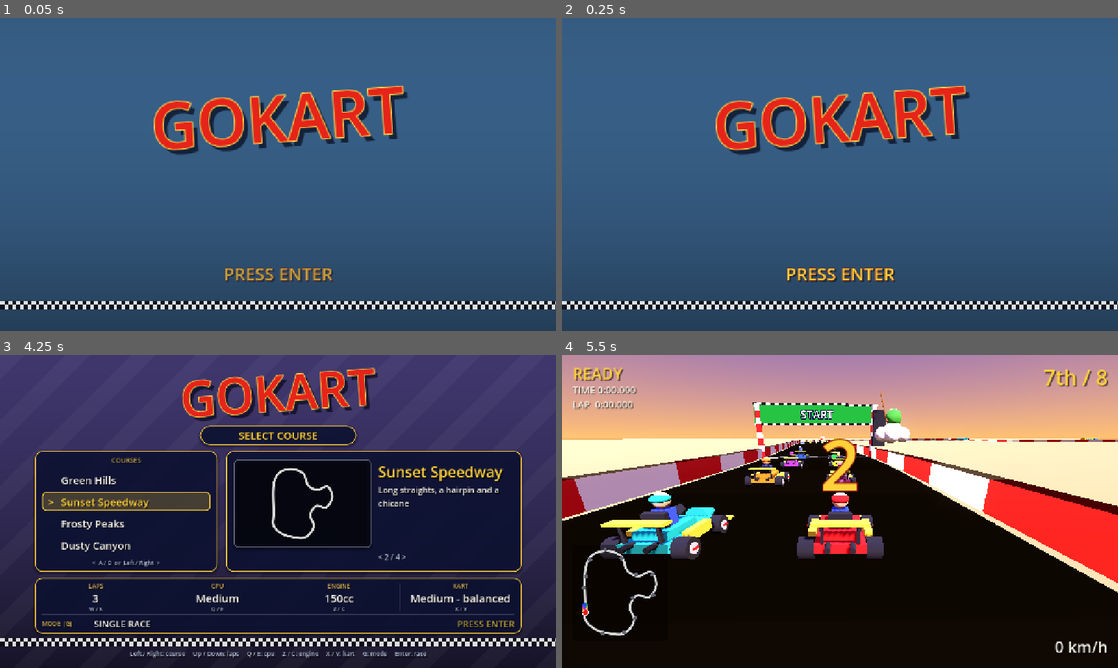
Above: before the commit, frames 1-4 (two rows, left to right).
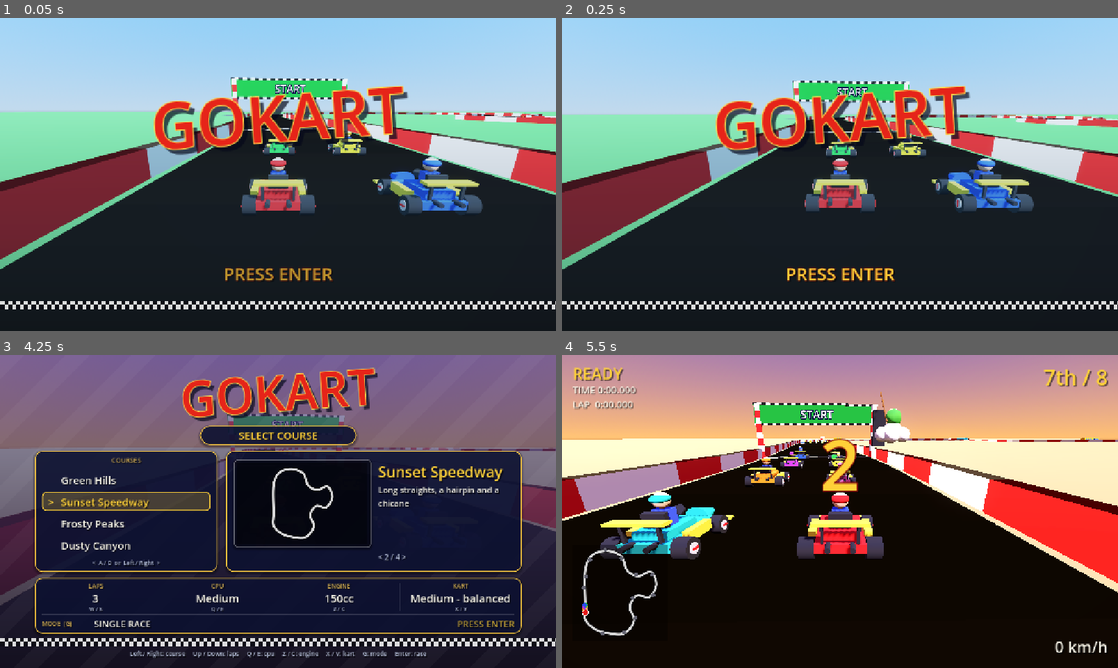
Above: after the commit, the same moments.

Repository: AgentiLoop/GoKart
Game: Godot game, scene res://scenes/menu.tscn
Two runs of this game, one before a commit and one after it. Both use one fixed random seed, a clock stepped at 60 frames per second and the inputs below.
Inputs (mouse positions are in pixels of both pictures, inside the frame that each line leads up to):
- Up to frame 1 (0.05 s): no input
- Up to frame 2 (0.25 s): no input
- Up to frame 3 (4.25 s): tap Enter at 0.5, 2.1 s; move the mouse to (400, 495) at 0.52 s; hold D (steer_right) 0.53-1.28 s; hold Space (drift) 0.53-1.28 s; click (400, 495) at 0.67 s; move the mouse to (166, 527) at 1.27 s; hold S (brake) 1.28-2.03 s; tap E (use_item) at 1.35 s; move the mouse to (333, 442) at 2.02 s; hold D (steer_right) 2.03-2.78 s; move the mouse to (250, 574) at 2.77 s; hold W (accelerate) 2.78-3.53 s; tap Keypad Enter at 2.85 s; click (250, 574) at 2.92 s; move the mouse to (444, 558) at 3.52 s; hold A (steer_left) from 3.53 s (still down); tap Q at 3.6 s; tap Escape at 4.15 s
- Up to frame 4 (5.5 s): tap Enter at 4.25 s; move the mouse to (673, 464) at 4.27 s; tap Z at 4.35 s; move the mouse to (867, 511) at 5.02 s; release A (steer_left) at 5.03 s; hold S (brake) from 5.03 s (still down); tap C at 5.1 s; click (867, 511) at 5.17 s

The runs differ from the first frame. In frame 1, 93% of the frame differs, in the area x 0-100%, y 0-100%; in frame 2, 93%; in frame 3, 30%; in frame 4, nothing differs.

Commit message:
Mario Kart 64 style title screen with a live attract demo: the logo sits over four CPU karts lapping the highlighted course in their own 3D viewport (chase camera hopping from kart to kart) with a blinking PRESS ENTER; any key brings up the select screen with the demo still running dimmed behind the panels, Esc from a race returns to the select screen; attract.gd, menu title/select switch, test_attract, menu_check title checks, title screenshot (completes the work swept into checkpoints c90d91b / 0140ef8 / 75a021d)

Diff:
--- a/scripts/attract.gd
+++ b/scripts/attract.gd
@@ -17,8 +17,8 @@
 const ROW_GAP := 3           # samples (9 m) between grid rows
 const BACK_ROW := 10         # samples before the line the back row starts at
 const CAM_HOLD := 7.0        # seconds the camera stays on one kart
-const CAM_BACK := 8.0
-const CAM_UP := 3.4
+const CAM_BACK := 7.0
+const CAM_UP := 3.0
 const CAM_LERP := 3.0
 const OFFROAD_SCALE := 0.5
 
@@ -46,7 +46,7 @@
 	return posmod(current + 1, maxi(count, 1))
 
 func _ready() -> void:
-	set_anchors_preset(Control.PRESET_FULL_RECT)
+	set_anchors_and_offsets_preset(Control.PRESET_FULL_RECT)
 	stretch = true
 	mouse_filter = Control.MOUSE_FILTER_IGNORE
 	viewport = SubViewport.new()
@@ -92,8 +92,8 @@
 	cam.current = true
 	cam_target = 0
 	cam_timer = 0.0
-	cam.global_position = chase_pose(karts[0].global_position, karts[0].heading)
-	cam.look_at(karts[0].global_position + Vector3(0, 1.0, 0))
+	# local coordinates: the world node sits at the origin (and may not be in the tree yet)
+	cam.look_at_from_position(chase_pose(karts[0].position, karts[0].heading), karts[0].position + Vector3(0, 1.0, 0))
 
 ## Sky, sun and ground like the race scene, in the course's colours.
 func _build_environment(theme: Dictionary) -> void:
--- a/scripts/menu.gd
+++ b/scripts/menu.gd
@@ -107,7 +107,7 @@
 		var w := size.x
 		var h := size.y
 		var t := Color(top, lerpf(0.0, 0.55, dim))
-		var b := Color(bottom, lerpf(0.55, 0.9, dim))
+		var b := Color(bottom, lerpf(0.45, 0.9, dim))
 		draw_polygon(PackedVector2Array([Vector2(0, 0), Vector2(w, 0), Vector2(w, h), Vector2(0, h)]),
 			PackedColorArray([t, t, b, b]))
 		var stripe := Color(1, 1, 1, 0.035 * dim)
--- /dev/null
+++ b/tests/test_attract.gd
@@ -0,0 +1,66 @@
+extends RefCounted
+## Title screen attract demo (Mario Kart 64 title: the logo over karts racing): the SubViewport
+## world, the grid, the chase camera and the menu's title / select screen switch.
+
+const Attract := preload("res://scripts/attract.gd")
+const Menu := preload("res://scripts/menu.gd")
+const TrackLibrary := preload("res://scripts/track_library.gd")
+var runner
+
+func _root() -> Node:
+	return Engine.get_main_loop().root
+
+func test_grid_and_camera_helpers() -> void:
+	runner.check(Attract.grid_slot(0) == [0, -Attract.LANE] and Attract.grid_slot(1) == [0, Attract.LANE], "front row, two lanes")
+	runner.check(Attract.grid_slot(2)[0] == Attract.ROW_GAP and Attract.grid_slot(3)[0] == Attract.ROW_GAP, "second row ROW_GAP samples back")
+	var pose := Attract.chase_pose(Vector3(10, 0, 5), 0.0)
+	runner.check(pose.is_equal_approx(Vector3(10, Attract.CAM_UP, 5 + Attract.CAM_BACK)), "camera behind (+z at heading 0) and above: %s" % pose)
+	var side := Attract.chase_pose(Vector3.ZERO, PI * 0.5)
+	runner.check(is_equal_approx(side.x, Attract.CAM_BACK) and absf(side.z) < 0.001, "camera follows the heading")
+	runner.check(Attract.next_target(0, 4) == 1 and Attract.next_target(3, 4) == 0 and Attract.next_target(0, 0) == 0, "target cycles and wraps")
+
+func test_demo_world_builds_the_course_and_karts() -> void:
+	var a = Attract.new()
+	_root().add_child(a)
+	if a.viewport == null:
+		a._ready()   # the runner's root is not ready yet during _initialize
+	runner.check(a.viewport != null and a.viewport.own_world_3d and a.stretch, "own 3D world stretched to the container")
+	runner.check(a.world == null and a.karts.is_empty(), "nothing until a course is shown")
+	a.show_course(0)
+	runner.check(a.course == 0 and a.world != null and a.track != null and a.track.data.count == TrackLibrary.make_data(0).count, "track 0 built")
+	runner.check(a.karts.size() == Attract.KART_COUNT, "%d karts" % Attract.KART_COUNT)
+	var seen := {}
+	for k in a.karts:
+		runner.check(k.driver != null and not k.frozen, "CPU driven, not frozen")
+		runner.check(a.data.is_on_road(k.position, k.track_index), "starts on the road: %s" % k.position)
+		seen[k.body_color] = true
+	runner.check(seen.size() == Attract.KART_COUNT, "every kart has its own colour")
+	runner.check(a.cam != null and a.cam.current and a.cam.get_parent() == a.world, "chase camera inside the demo world")
+	runner.check(a.cam.position.is_equal_approx(Attract.chase_pose(a.karts[0].position, a.karts[0].heading)), "camera starts behind the first kart")
+	var first_world = a.world
+	a.show_course(0)
+	runner.check(a.world == first_world, "same course: no rebuild")
+	a.show_course(2, true)
+	runner.check(a.world != first_world and a.course == 2 and a.mirrored and a.data.mirrored, "new course (mirrored) rebuilds the world")
+	runner.check(first_world.get_parent() == null, "old world removed from the viewport")
+	a.free()
+
+func test_menu_title_screen_then_select_screen() -> void:
+	var m = Menu.new()
+	m.title_box = Control.new()
+	m.select_box = Control.new()
+	m.title_prompt = Label.new()
+	m.backdrop = Menu.Backdrop.new()
+	m.set_title(true)
+	runner.check(m.title_shown and Menu.title_seen, "title shown once per launch")
+	runner.check(not m.select_box.visible and m.title_prompt.visible, "panels hidden, PRESS ENTER up")
+	runner.check(m.title_box.position == Menu.TITLE_LOGO_POS and is_equal_approx(m.title_box.scale.x, Menu.TITLE_LOGO_SCALE), "logo large in the upper half")
+	runner.check(is_zero_approx(m.backdrop.dim), "race in full view")
+	m.dismiss_title()
+	runner.check(not m.title_shown and m.select_box.visible and not m.title_prompt.visible, "select screen")
+	runner.check(m.title_box.position == Menu.MENU_LOGO_POS and is_equal_approx(m.title_box.scale.x, 1.0), "logo back to the top")
+	runner.check(is_equal_approx(m.backdrop.dim, 1.0), "demo dimmed behind the panels")
+	m.dismiss_title()
+	runner.check(not m.title_shown, "dismiss is idempotent")
+	for n in [m.title_box, m.select_box, m.title_prompt, m.backdrop, m]:
+		n.free()
--- a/tools/probe_png.gd
+++ /dev/null
@@ -1,21 +0,0 @@
-extends SceneTree
-func _initialize() -> void:
-	for n in ["title", "menu0"]:
-		var img := Image.load_from_file("/tmp/gokart_%s.png" % n)
-		print(n, " size ", img.get_size())
-		var cols := {}
-		var step := 8
-		for y in range(0, img.get_height(), step):
-			for x in range(0, img.get_width(), step):
-				var c := img.get_pixel(x, y)
-				var key := "%d,%d,%d" % [int(c.r * 8), int(c.g * 8), int(c.b * 8)]
-				cols[key] = cols.get(key, 0) + 1
-		print("  distinct colour bins: ", cols.size())
-		# sample rows
-		for y in [40, 200, 360, 450, 540, 640]:
-			var line := ""
-			for x in range(0, img.get_width(), img.get_width() / 10):
-				var c := img.get_pixel(x, y)
-				line += "(%.2f %.2f %.2f) " % [c.r, c.g, c.b]
-			print("  y=%d: %s" % [y, line])
-	quit(0)
Binary file changed: assets/screenshots/title-menu.png
Binary file added: assets/screenshots/title.png
Not shown, changed: .agent/autopilot/progress.md
Not shown, changed: .agent/memory/godot-quirks.md
Not shown, changed: README.md
